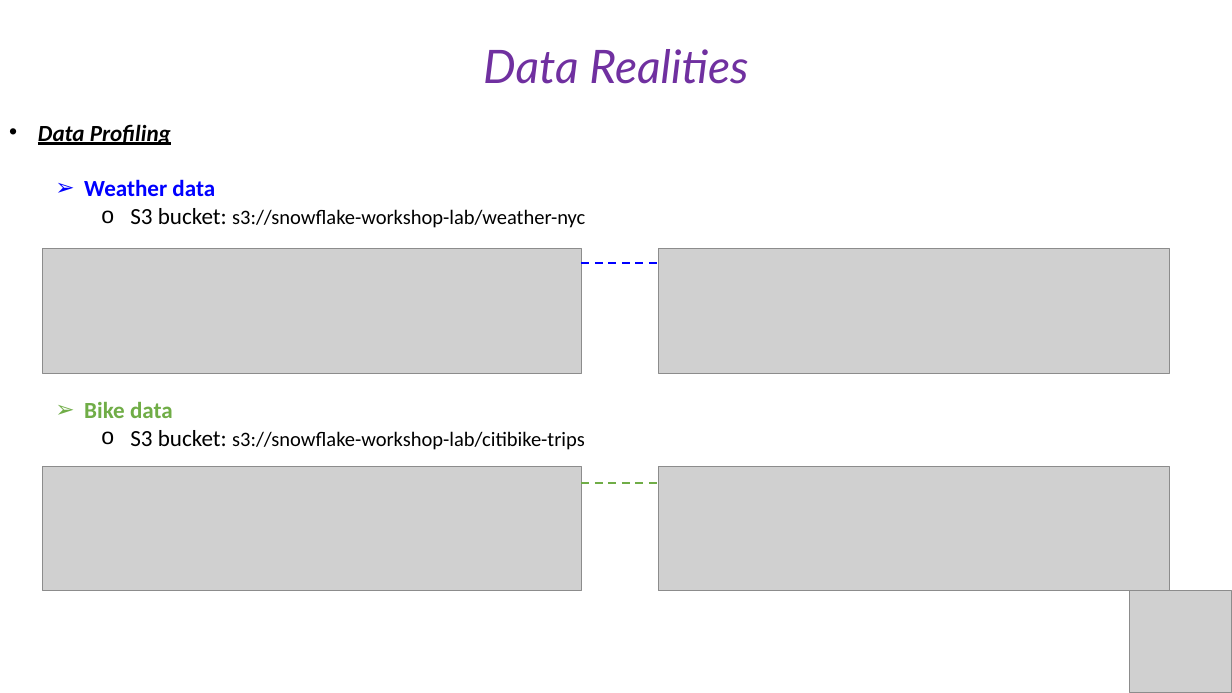
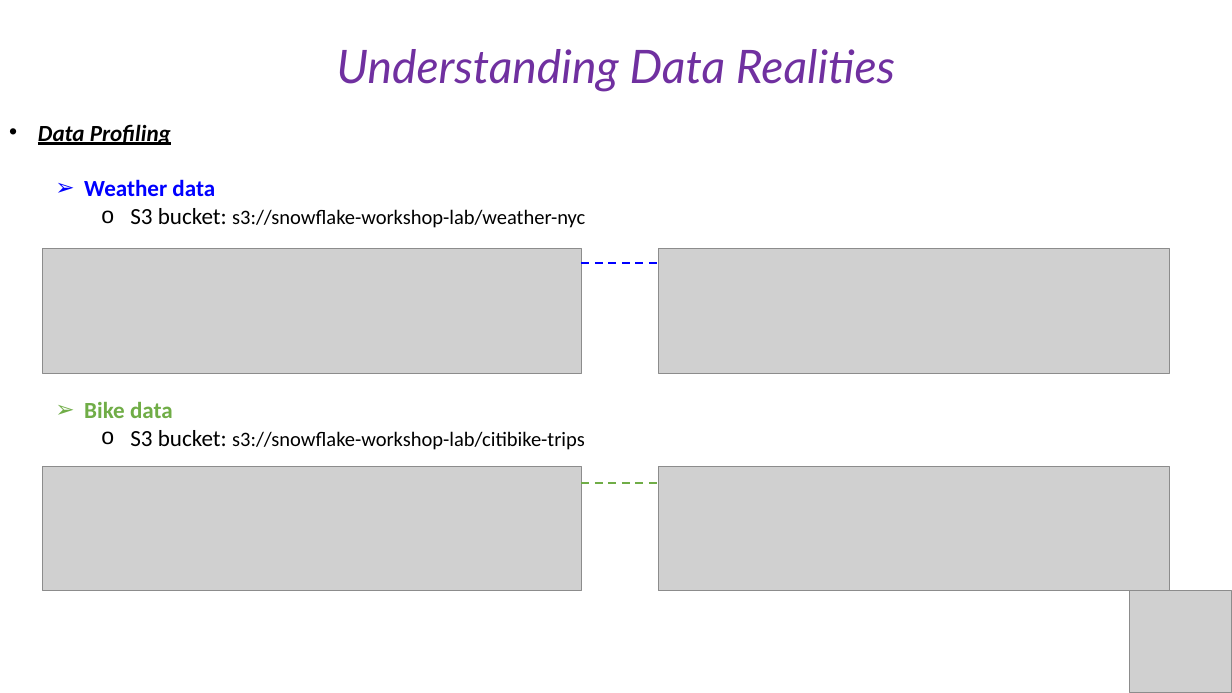
Before and after one commit to cesaramehri/Firn_CaseStudyTest, a slide deck: slide 4 of Presentation/Case Study - Presentation.pptx (slide 2 before the commit). Drawn at 1232x693 pixels with LibreOffice and Linux fonts; fonts in the diff are those of the drawing; grey boxes stand for pictures. Boxes give left, top, right and bottom in pixels: in the first picture for what was removed or moved away, otherwise in the second. Text is boxed around its words. In the diff, an @@ line names an element or a change of style, - is before the commit and + after.

```diff
--- a/Presentation/Case Study - Presentation.pptx
+++ b/Presentation/Case Study - Presentation.pptx
@@ text at <box>337,49,895,92</box>: text changed @@
-Data Realities
+Understanding Data Realities
```
Also in this commit, not shown: 9 other slides changed, 12 slides added, 5 slides removed, 1 other file.
